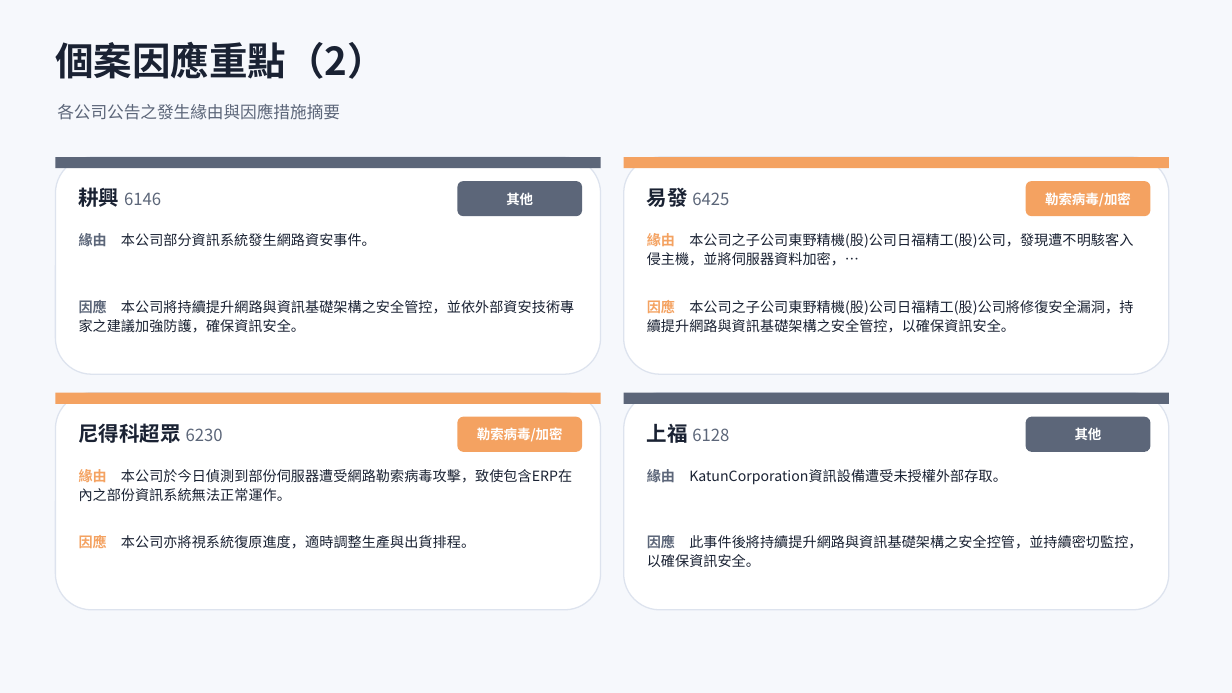
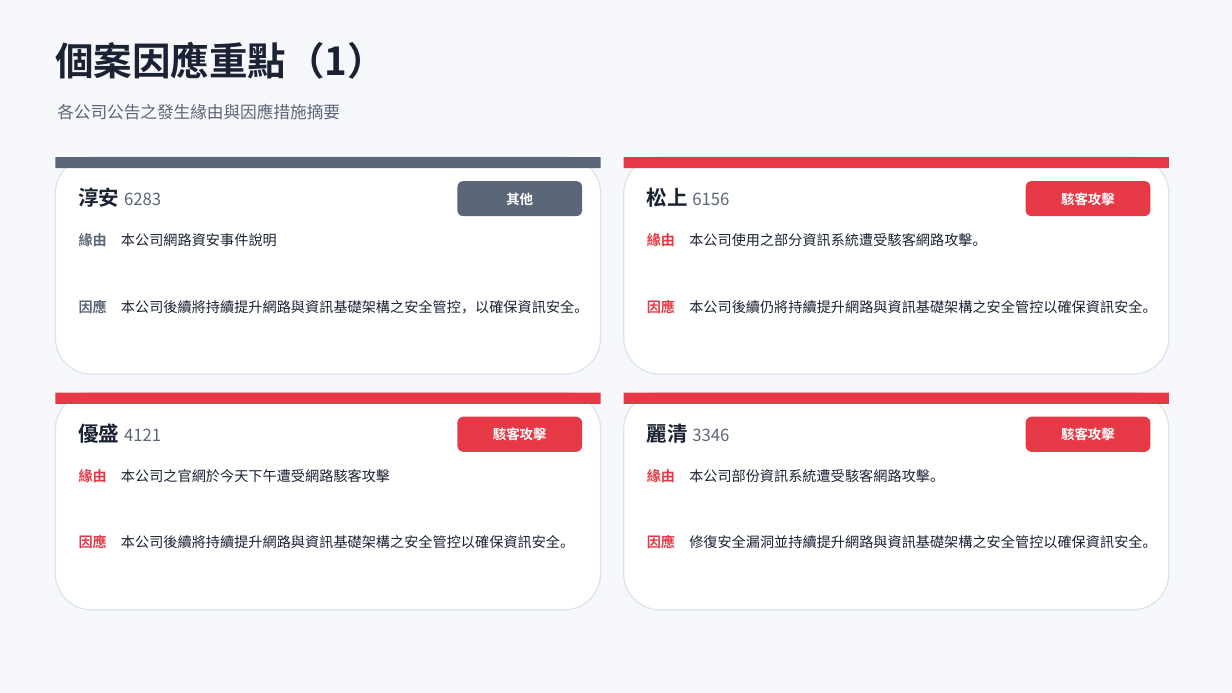
Before and after one commit to Johnnylin77/mops-isec-monitor, a slide deck: slide 6 of 資安事件因應分析.pptx (slide 7 before the commit). Drawn at 1232x693 pixels with LibreOffice and Linux fonts; fonts in the diff are those of the drawing. Boxes give left, top, right and bottom in pixels: in the first picture for what was removed or moved away, otherwise in the second. Text is boxed around its words. In the diff, an @@ line names an element or a change of style, - is before the commit and + after.

```diff
--- a/資安事件因應分析.pptx
+++ b/資安事件因應分析.pptx
@@ text at [55, 42, 386, 79]: text changed @@
-個案因應重點（2）
+個案因應重點（1）
@@ text at [79, 187, 161, 207]: text changed @@
-耕興 6146
+淳安 6283
@@ text at [647, 187, 729, 207]: text changed @@
-易發 6425
+松上 6156
@@ text at [1061, 192, 1115, 205]: text changed @@
-勒索病毒/加密
+駭客攻擊
@@ text at [79, 231, 277, 249]: text changed @@
-緣由 本公司部分資訊系統發生網路資安事件。
+緣由 本公司網路資安事件說明
@@ text at [647, 231, 986, 249]: text changed @@
-緣由 本公司之子公司東野精機(股)公司日福精工(股)公司，發現遭不明駭客入侵主機，並將伺服器資料加密，…
+緣由 本公司使用之部分資訊系統遭受駭客網路攻擊。
@@ text at [79, 298, 588, 316]: text changed @@
-因應 本公司將持續提升網路與資訊基礎架構之安全管控，並依外部資安技術專家之建議加強防護，確保資訊安全。
+因應 本公司後續將持續提升網路與資訊基礎架構之安全管控，以確保資訊安全。
@@ text at [647, 298, 1156, 316]: text changed @@
-因應 本公司之子公司東野精機(股)公司日福精工(股)公司將修復安全漏洞，持續提升網路與資訊基礎架構之安全管控，以確保資訊安全。
+因應 本公司後續仍將持續提升網路與資訊基礎架構之安全管控以確保資訊安全。
@@ fill #F4A261 to #E63946 in 4 elements at [624, 157, 1169, 168], [1026, 181, 1151, 216], [55, 393, 601, 404], [457, 417, 582, 452] @@
@@ rectangle at [624, 393, 1169, 404]: fill #5C6679 to #E63946 @@
@@ rounded rectangle at [1026, 417, 1151, 452]: fill #5C6679 to #E63946 @@
@@ text at [79, 421, 161, 447]: text changed; size 16 to 13 pt; text colour #1A2233 to #5C6679; bold off @@
-尼得科超眾 6230
+優盛 4121
@@ text at [493, 427, 547, 440]: text changed @@
-勒索病毒/加密
+駭客攻擊
@@ text at [647, 421, 729, 447]: text changed @@
-上福 6128
+麗清 3346
@@ text at [1061, 427, 1115, 440]: text changed @@
-其他
+駭客攻擊
@@ text at [79, 467, 390, 485]: text changed @@
-緣由 本公司於今日偵測到部份伺服器遭受網路勒索病毒攻擊，致使包含ERP在內之部份資訊系統無法正常運作。
+緣由 本公司之官網於今天下午遭受網路駭客攻擊
@@ text at [647, 467, 944, 485]: text changed @@
-緣由 KatunCorporation資訊設備遭受未授權外部存取。
+緣由 本公司部份資訊系統遭受駭客網路攻擊。
@@ text at [79, 533, 574, 551]: text changed @@
-因應 本公司亦將視系統復原進度，適時調整生產與出貨排程。
+因應 本公司後續將持續提升網路與資訊基礎架構之安全管控以確保資訊安全。
@@ text at [647, 533, 1156, 551]: text changed @@
-因應 此事件後將持續提升網路與資訊基礎架構之安全控管，並持續密切監控，以確保資訊安全。
+因應 修復安全漏洞並持續提升網路與資訊基礎架構之安全管控以確保資訊安全。
```
Also in this commit, not shown: 5 other slides changed, 1 slide added, 2 other files.
